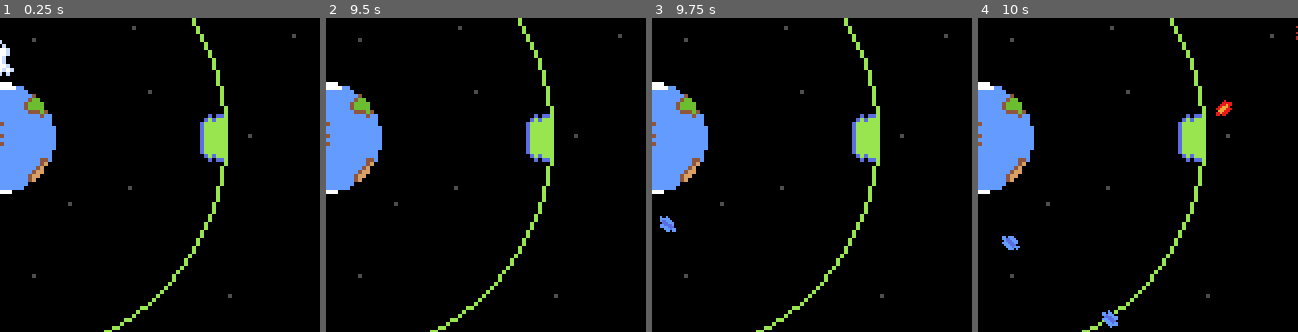
Above: before the commit, frames 1-4 (left to right).
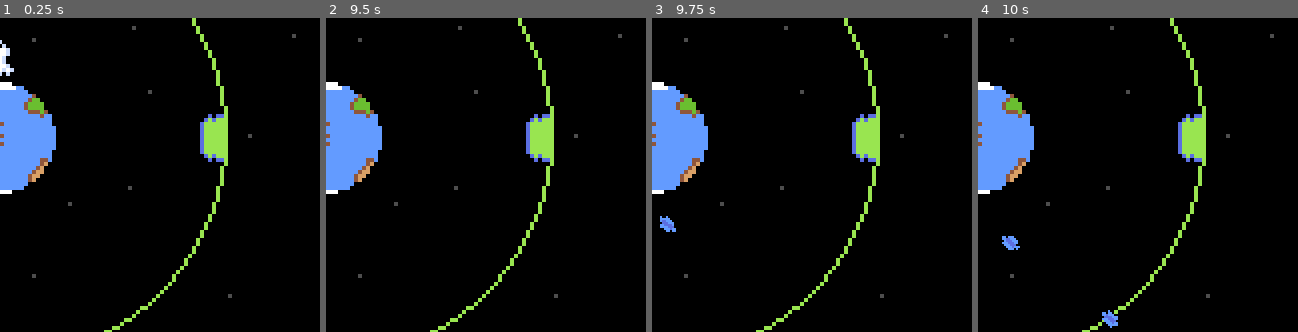
Above: after the commit, the same moments.

Repository: FluffySpectre/ld54
Game: Godot game, scene res://main.tscn
The game is run twice, just before and just after one commit, with the same random seed, the same clock (stepped at 60 frames per second) and the same inputs.
Inputs:
- Up to frame 1 (0.25 s): no input
- Up to frame 2 (9.5 s): tap Enter at 0.5 s; hold D (right) 0.53-1.28 s; hold Space (shoot) 0.53-1.28 s; hold S (down) 1.28-2.03 s; tap Space (shoot) every 1.5 s from 1.35 to 8.85 s; hold D (right) 2.03-2.78 s; hold Space (shoot) 2.03-2.78 s; hold W (up) 2.78-3.53 s; hold Space (shoot) 3.53-4.28 s; hold A (left) 3.53-5.03 s; hold S (down) 5.03-5.78 s; hold Space (shoot) 5.03-5.78 s; hold D (right) 5.78-6.53 s; hold W (up) 6.53-7.28 s; hold Space (shoot) 6.53-7.28 s; hold D (right) 7.28-8.03 s; hold S (down) 8.03-8.78 s; hold Space (shoot) 8.03-8.78 s; hold A (left) from 8.78 s (still down)
- Up to frame 3 (9.75 s): release A (left) at 9.53 s; hold W (up) from 9.53 s (still down); hold Space (shoot) from 9.53 s (still down)
- Up to frame 4 (10 s): keep holding W (up); keep holding Space (shoot)
The pictures show only the part of the screen within x 50-100%, y 30-80%; the shares and areas given below are measured in that part.

Frames 1-3 are identical in both runs. In frame 4, 0.2% of the frame differs, in the area x 74-100%, y 2-32%.

Commit message:
Switched to a circular spawner

Diff:
--- a/LD54/game/wave_spawner.tscn
+++ b/LD54/game/wave_spawner.tscn
@@ -3,8 +3,8 @@
 [ext_resource type="Script" path="res://scripts/WaveSpawner.gd" id="1_mylka"]
 [ext_resource type="PackedScene" uid="uid://cm63ersj8xng1" path="res://enemies/enemyship.tscn" id="2_2v8o4"]
 
-[sub_resource type="RectangleShape2D" id="RectangleShape2D_1vimp"]
-size = Vector2(102.745, 13.0689)
+[sub_resource type="CircleShape2D" id="CircleShape2D_vd4jk"]
+radius = 54.0093
 
 [node name="WaveSpawner" type="Area2D"]
 position = Vector2(2.08165e-12, 2.08165e-12)
@@ -15,4 +15,4 @@
 
 [node name="CollisionShape2D" type="CollisionShape2D" parent="."]
 position = Vector2(2.08165e-12, 2.08165e-12)
-shape = SubResource("RectangleShape2D_1vimp")
+shape = SubResource("CircleShape2D_vd4jk")
--- a/LD54/game/wave_spawner_vertical.tscn
+++ /dev/null
@@ -1,18 +0,0 @@
-[gd_scene load_steps=4 format=3 uid="uid://jun2i51q5epg"]
-
-[ext_resource type="Script" path="res://scripts/WaveSpawner.gd" id="1_dm4a0"]
-[ext_resource type="PackedScene" uid="uid://cm63ersj8xng1" path="res://enemies/enemyship.tscn" id="2_5oscd"]
-
-[sub_resource type="RectangleShape2D" id="RectangleShape2D_1vimp"]
-size = Vector2(14.3725, 81.5345)
-
-[node name="WaveSpawner" type="Area2D"]
-position = Vector2(2.08165e-12, 2.08165e-12)
-collision_layer = 0
-collision_mask = 0
-script = ExtResource("1_dm4a0")
-spawn_list = Array[PackedScene]([ExtResource("2_5oscd")])
-
-[node name="CollisionShape2D" type="CollisionShape2D" parent="."]
-position = Vector2(2.08165e-12, 2.08165e-12)
-shape = SubResource("RectangleShape2D_1vimp")
--- a/LD54/main.tscn
+++ b/LD54/main.tscn
@@ -11,7 +11,6 @@
 [ext_resource type="PackedScene" uid="uid://by0c6ykjehcph" path="res://game/wave_spawner.tscn" id="11_ub5m3"]
 [ext_resource type="Script" path="res://scripts/Health.gd" id="11_wncrr"]
 [ext_resource type="Script" path="res://scripts/EnemyTarget.gd" id="12_ncgfb"]
-[ext_resource type="PackedScene" uid="uid://jun2i51q5epg" path="res://game/wave_spawner_vertical.tscn" id="12_ypj4n"]
 
 [sub_resource type="CircleShape2D" id="CircleShape2D_255gd"]
 radius = 9.62963
@@ -181,7 +180,13 @@
 [node name="WaveSpawners" type="Node2D" parent="."]
 
 [node name="WaveSpawner1" parent="WaveSpawners" instance=ExtResource("11_ub5m3")]
-position = Vector2(107, -175)
+position = Vector2(205, -201)
 
-[node name="WaveSpawner2" parent="WaveSpawners" instance=ExtResource("12_ypj4n")]
-position = Vector2(177, -117)
+[node name="WaveSpawner2" parent="WaveSpawners" instance=ExtResource("11_ub5m3")]
+position = Vector2(205, 204)
+
+[node name="WaveSpawner3" parent="WaveSpawners" instance=ExtResource("11_ub5m3")]
+position = Vector2(-206, 207)
+
+[node name="WaveSpawner4" parent="WaveSpawners" instance=ExtResource("11_ub5m3")]
+position = Vector2(-209, -208)
--- a/LD54/scripts/WaveSpawner.gd
+++ b/LD54/scripts/WaveSpawner.gd
@@ -9,12 +9,10 @@
 var spawned_in_wave = 0
 var rng = RandomNumberGenerator.new()
 
-@onready var spawn_area = $CollisionShape2D.shape.get_rect()
+@onready var spawn_radius = $CollisionShape2D.shape.radius
 
 func _ready():
 	add_to_group("wave_spawners")
-	print("spawn area: width=" + str(spawn_area.size.x))
-	print("spawn area: height=" + str(spawn_area.size.y))
 
 func _process(delta):
 	if not do_spawn:
@@ -45,6 +43,6 @@
 	spawned_in_wave += 1
 
 func get_random_point_in_spawnarea():
-	var x = global_position.x + rng.randf_range(0, spawn_area.size.x)
-	var y = global_position.y + rng.randf_range(0, spawn_area.size.y)
+	var x = global_position.x + rng.randf_range(-spawn_radius, spawn_radius)
+	var y = global_position.y + rng.randf_range(-spawn_radius, spawn_radius)
 	return Vector2(x, y)
Not shown: 1 places in LD54/main.tscn that only renumber resources
